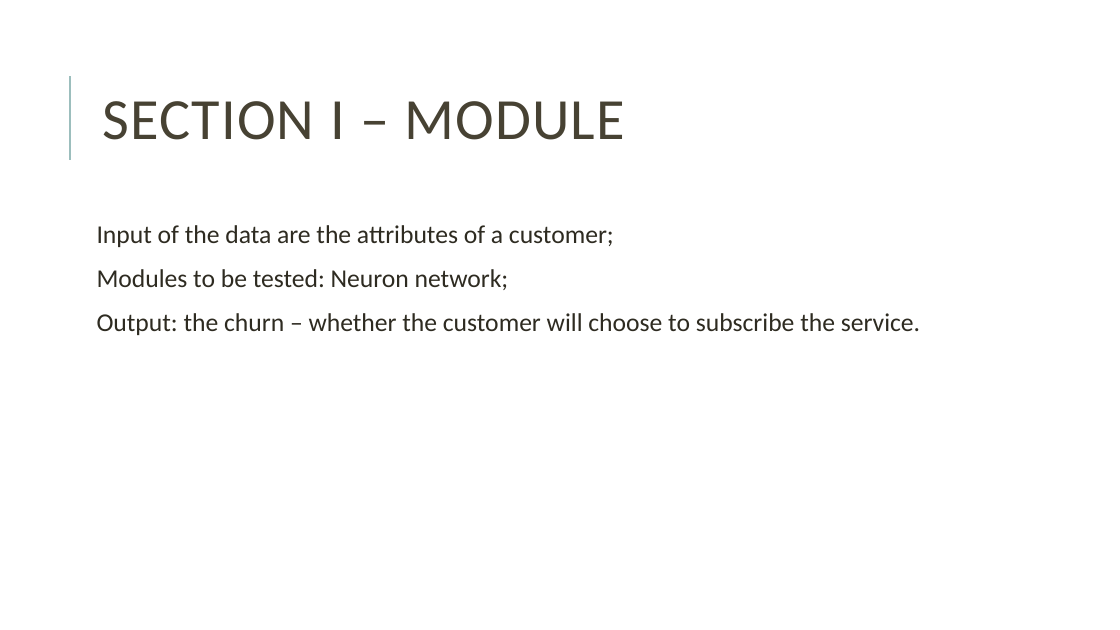
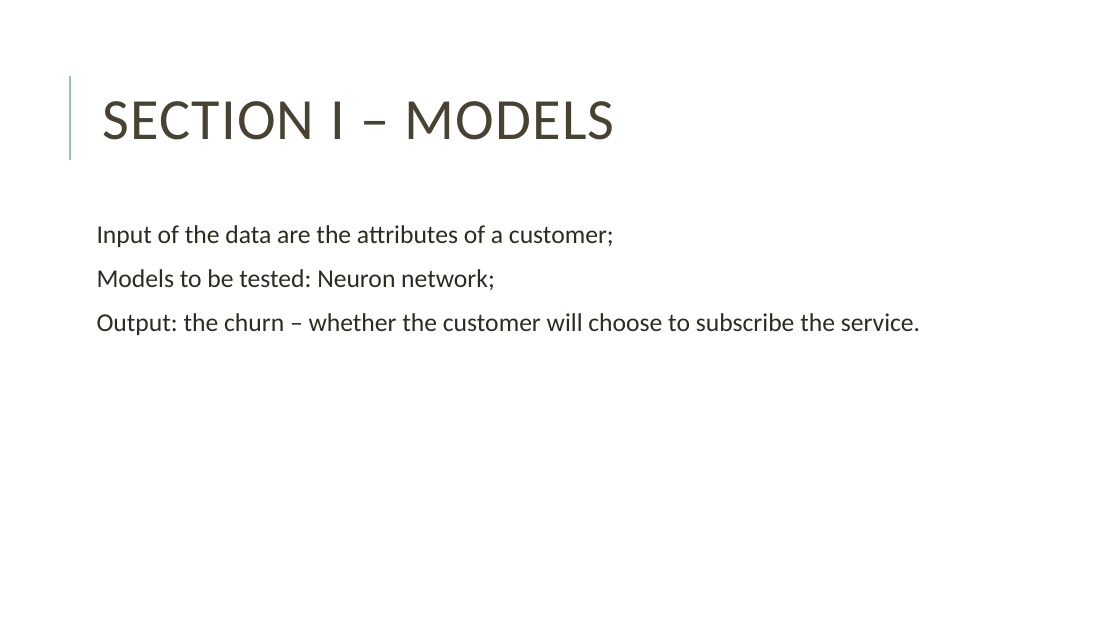
Before and after one commit to XDarkPhoenixes/Group_10, a slide deck: slide 5 of Group10v1.pptx. Drawn at 1120x630 pixels with LibreOffice and Linux fonts; fonts in the diff are those of the drawing. Boxes give left, top, right and bottom in pixels: in the first picture for what was removed or moved away, otherwise in the second. Text is boxed around its words. In the diff, an @@ line names an element or a change of style, - is before the commit and + after.

Commit message:
ppt modify

```diff
--- a/Group10v1.pptx
+++ b/Group10v1.pptx
@@ title at (102, 101, 615, 140): text changed @@
-SECTION I – MODULE
+SECTION I – MODELS
@@ text at (97, 269, 495, 290): text changed @@
-  Modules to be tested: Neuron network;
+  Models to be tested: Neuron network;
```
